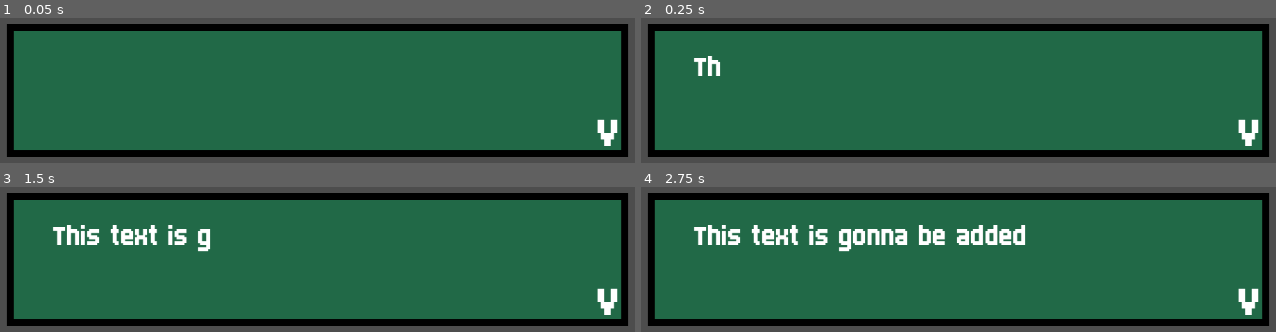
Above: before the commit, frames 1-4 (two rows, left to right).
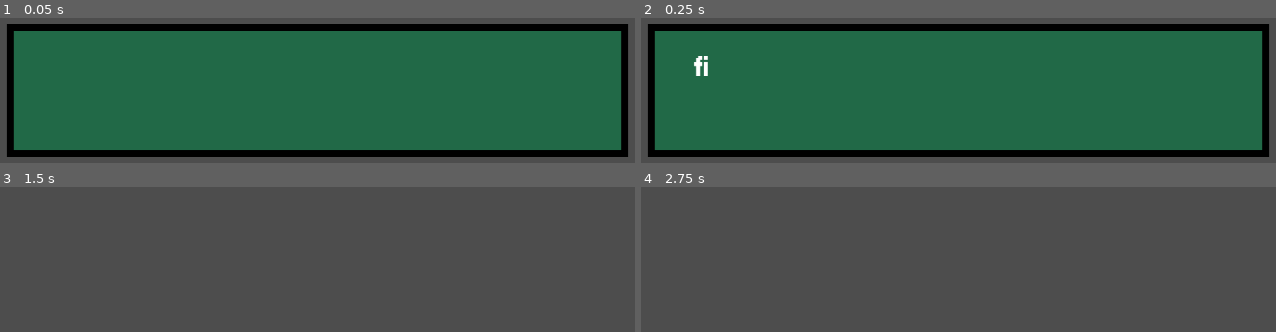
Above: after the commit, the same moments.

Repository: JacobL04/cyberworks
Game: Godot game, scene res://scenes/main.tscn
Same seed, same stepped clock (60 frames per second), same inputs: the game is played once before the commit and once after it.
Inputs:
- Up to frame 1 (0.05 s): no input
- Up to frame 2 (0.25 s): no input
- Up to frame 3 (1.5 s): tap Enter (ui_accept) at 0.5, 0.6, 0.77, 1.07, 1.35 s
- Up to frame 4 (2.75 s): tap Enter (ui_accept) at 1.52, 1.82, 2, 2.1 s

The runs differ from the first frame. In frame 1, 0.4% of the frame differs, in the area x 94-98%, y 69-89%; in frame 2, 0.8%; in frame 3, 90%, in the area x 1-99%, y 4-96%; in frame 4, 90%.

Commit message:
added multiple texts in a textbox

Diff:
--- a/cyber-works/scripts/textBox.gd
+++ b/cyber-works/scripts/textBox.gd
@@ -13,21 +13,35 @@
 }
 
 var curr_state = State.READY
-var tween = create_tween()
+var textQueue = []
+var tween : Tween
 
 # Called when the node enters the scene tree for the first time.
 func _ready() -> void:
 	hide_textbox()
-	add_text("This text is gonna be added")
+	queueText("first")
+	queueText("second")
+	queueText("third	")
 
-func _process(delta):
+func _process(_delta):
 	match curr_state:
 		State.READY:
-			pass
+			if !textQueue.is_empty():
+				display_text()
 		State.READING:
-			pass
+			if Input.is_action_just_pressed("ui_accept"):
+				label.visible_ratio = 1.0
+				if tween:
+					tween.kill()
+				arrow.text = "v"
+				changeState(State.FINISHED)
 		State.FINISHED:
-			pass
+			if Input.is_action_just_pressed("ui_accept"):
+				changeState(State.READY)
+				hide_textbox()
+
+func queueText(next_text):
+	textQueue.push_back(next_text)
 
 func hide_textbox():
 	arrow.text = ""
@@ -35,22 +49,32 @@
 	textbox_container.hide()
 
 func show_textbox():
-	arrow.text = "v"
 	textbox_container.show()
 
-func add_text(next_text):
+func display_text():
+	var next_text = textQueue.pop_front()
 	label.text = next_text
+	label.visible_ratio = 0.0
 	show_textbox()
+	changeState(State.READING)
+	if tween:
+		tween.kill()
+	tween = create_tween()
 	tween.tween_property(label, "visible_ratio", 1.0, len(next_text)*readRate)
 	tween.set_ease(Tween.EASE_IN)
 	tween.set_trans(Tween.TRANS_LINEAR)
+	tween.finished.connect(on_tween_finished)
+
+func on_tween_finished():
+	arrow.text = "v"
+	changeState(State.FINISHED)
 
 func changeState(next_state):
 	curr_state = next_state
 	match curr_state:
 		State.READY:
-			pass
+			print("change state to ready")
 		State.READING:
-			pass
+			print("change state to reading ")
 		State.FINISHED:
-			pass
+			print("change state to finished")
Not shown, added: .DS_Store
